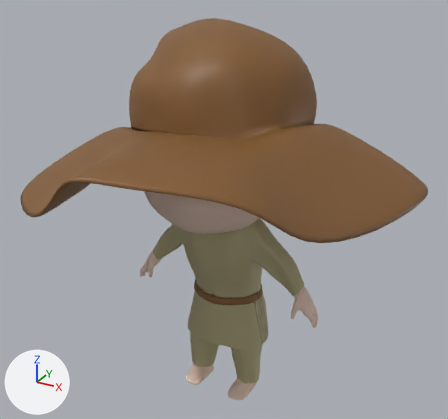
The FBX model DD_Controller/Assets/BlenderImport/walker_Chibi_medium_head.fbx: old version first, new version second.
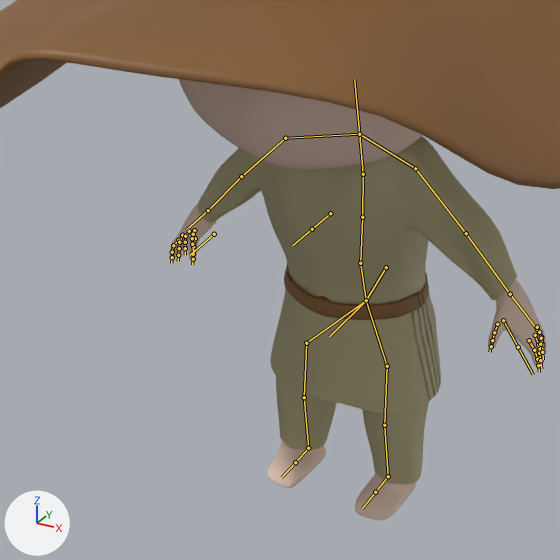
Old and new are each drawn whole from a 50 mm camera at (1.89, -3.5, 3.26) aimed at (0.04, -0.12, 1.58) and again close up on the part from 13% to 72% of the width and 37% to 100% of the height. Arrows for +X, +Y and +Z are at lower left; the lights stay in place. The last two pictures show the newer version. Both versions are drawn at frame 6 of the action 'Ilde_mid_air'; the numbers are the values there. The bones that change, and the others that lie on the model, are drawn over the model as lines in the close-ups.

In view in the first close-up: 'Chibi', 'Tenue', 'Torus', 'hat'.
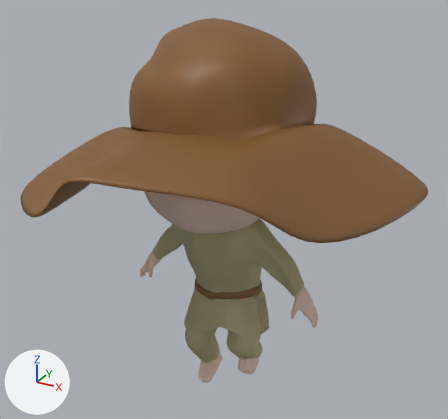
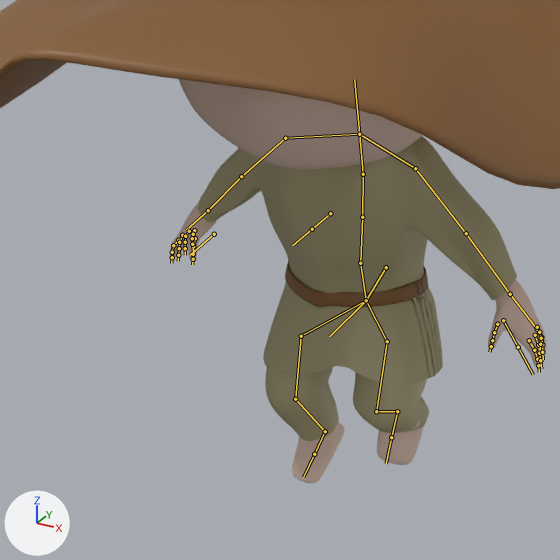
Boxes [x1, y1, x2, y2] around the edits, measured in the close-ups (560 x 560 px):
```json
{"object": "Tenue", "change": "posed", "before": [198, 136, 517, 484], "after": [198, 136, 517, 441], "on screen": "12% shorter"}
{"object": "Chibi", "change": "posed", "before": [170, 79, 546, 520], "after": [170, 79, 546, 483], "on screen": "8% shorter"}
{"object": "Torus", "change": "posed", "before": [270, 264, 441, 414], "after": [263, 260, 443, 384], "on screen": "17% shorter"}
{"bone": "LeftThigh", "before": "(366, 300) to (387, 366)", "after": "(366, 300) to (387, 341)"}
{"bone": "LeftThigh.001", "before": "(387, 366) to (384, 425)", "after": "(387, 341) to (376, 411)"}
{"bone": "LeftLeg", "before": "(384, 425) to (388, 476)", "after": "(376, 411) to (397, 411)"}
{"bone": "LeftLeg.001", "before": "(388, 476) to (375, 492)", "after": "(397, 411) to (391, 437)"}
{"bone": "RightThigh", "before": "(366, 300) to (306, 343)", "after": "(366, 300) to (301, 336)"}
{"bone": "RightThigh.001", "before": "(306, 343) to (304, 397)", "after": "(301, 336) to (295, 399)"}
{"bone": "RightLeg", "before": "(304, 397) to (308, 448)", "after": "(295, 399) to (325, 431)"}
```

Scene script edits in JSON lines:
```json
{"block": "bone_leftthigh", "where": "bone_leftthigh = bpy.data.objects['Caracter'].pose.bones['LeftThigh']  # child of 'origin'"}
{"op": "set", "path": "bone_leftthigh.rotation_quaternion", "old": "(1.0, 0.0, 0.0, 0.0)", "new": "(0.965, 0.148, -0.006, 0.217)", "note": "degrees (0, 0, 0) -> degrees (16, -4, 25)"}
{"block": "bone_leftthigh_001", "where": "bone_leftthigh_001 = bpy.data.objects['Caracter'].pose.bones['LeftThigh.001']  # child of 'LeftThigh'"}
{"op": "set", "path": "bone_leftthigh_001.rotation_quaternion", "old": "(1.0, 0.0, 0.0, 0.0)", "new": "(0.992, 0.05, -0.045, -0.105)", "note": "degrees (0, 0, 0) -> degrees (6, -5, -12)"}
{"block": "bone_leftleg", "where": "bone_leftleg = bpy.data.objects['Caracter'].pose.bones['LeftLeg']  # child of 'LeftThigh.001'"}
{"op": "set", "path": "bone_leftleg.rotation_quaternion", "old": "(1.0, 0.0, 0.0, 0.0)", "new": "(0.777, -0.622, -0.013, -0.097)", "note": "degrees (0, 0, 0) -> degrees (-77, -8, -8)"}
{"block": "bone_leftleg_001", "where": "bone_leftleg_001 = bpy.data.objects['Caracter'].pose.bones['LeftLeg.001']  # child of 'LeftLeg'"}
{"op": "set", "path": "bone_leftleg_001.rotation_quaternion", "old": "(1.0, 0.0, 0.0, 0.0)", "new": "(0.986, -0.167, 0.0, -0.009)", "note": "degrees (0, 0, 0) -> degrees (-19, 0, -1)"}
{"block": "bone_rightthigh", "where": "bone_rightthigh = bpy.data.objects['Caracter'].pose.bones['RightThigh']  # child of 'origin'"}
{"op": "set", "path": "bone_rightthigh.rotation_quaternion", "old": "(1.0, 0.0, 0.0, 0.0)", "new": "(0.995, 0.07, 0.027, -0.065)", "note": "degrees (0, 0, 0) -> degrees (8, 4, -7)"}
{"block": "bone_rightthigh_001", "where": "bone_rightthigh_001 = bpy.data.objects['Caracter'].pose.bones['RightThigh.001']  # child of 'RightThigh'"}
{"op": "set", "path": "bone_rightthigh_001.rotation_quaternion", "old": "(1.0, 0.0, 0.0, 0.0)", "new": "(0.994, 0.062, 0.026, 0.091)", "note": "degrees (0, 0, 0) -> degrees (7, 2, 11)"}
{"block": "bone_rightleg", "where": "bone_rightleg = bpy.data.objects['Caracter'].pose.bones['RightLeg']  # child of 'RightThigh.001'"}
{"op": "set", "path": "bone_rightleg.rotation_quaternion", "old": "(1.0, 0.0, 0.0, 0.0)", "new": "(0.935, -0.348, 0.014, 0.06)", "note": "degrees (0, 0, 0) -> degrees (-41, 4, 6)"}
```
